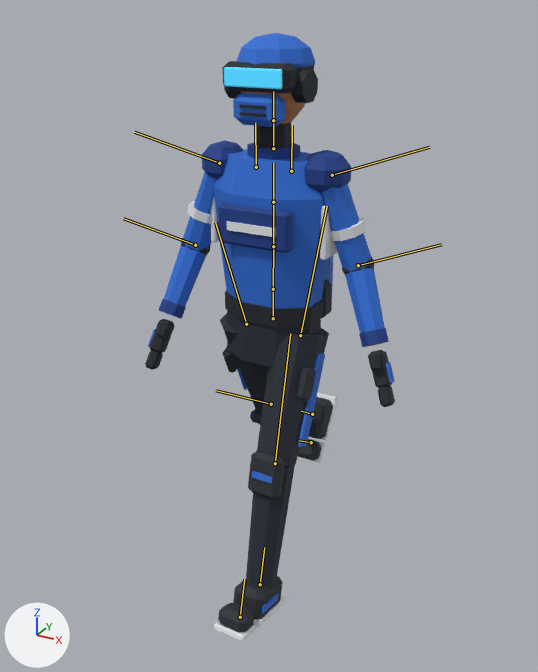
One commit to the glTF model assets/models/players/blue_player_rigged.glb: the scene before it, then after it.
Both versions are drawn from a camera (50 mm lens) standing at (1.064, -1.963, 1.896) and looking at (-0.033, 0.031, 0.9). Arrows for +X, +Y and +Z are at lower left; the lights stay in place. The picture after the commit comes second. Both versions are drawn at frame 19 of the action 'Walk'; the numbers are the values there. The bones that change, and the others that lie on the model, are drawn over the model as lines.

In view in the first picture: 'blue_player'.
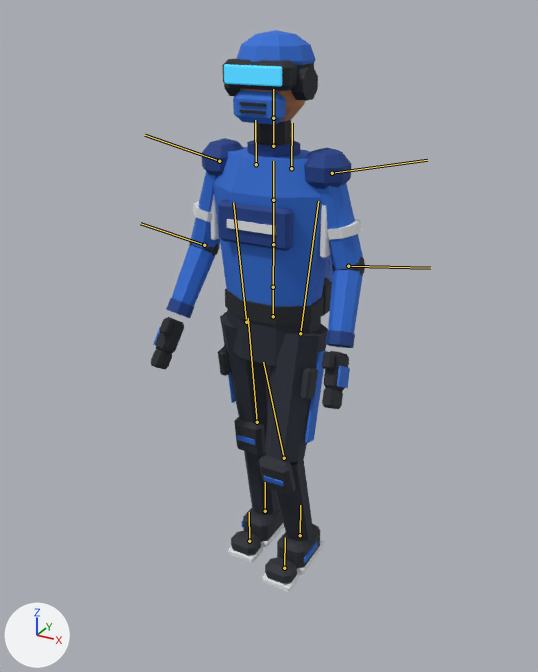
Changed parts and their boxes [x1, y1, x2, y2] in the pictures (538 x 672 px):
'blue_player', posed (14% narrower, 8% shorter)
    before: [145, 33, 395, 642]
    after: [151, 30, 365, 591]
bone 'Hips', root to tip
    before: (273, 318) to (273, 289)
    after: (273, 316) to (273, 287)
bone 'LeftArm', root to tip
    before: (332, 175) to (429, 147)
    after: (332, 173) to (427, 160)
bone 'LeftForeArm', root to tip
    before: (358, 265) to (441, 244)
    after: (348, 266) to (430, 268)
bone 'RightArm', root to tip
    before: (219, 163) to (134, 132)
    after: (219, 161) to (145, 135)
bone 'RightForeArm', root to tip
    before: (195, 245) to (123, 218)
    after: (204, 245) to (140, 223)
bone 'LeftUpLeg', root to tip
    before: (300, 335) to (327, 206)
    after: (300, 333) to (318, 201)
bone 'LeftLeg', root to tip
    before: (275, 463) to (290, 333)
    after: (284, 458) to (263, 362)
bone 'LeftFoot', root to tip
    before: (260, 584) to (264, 547)
    after: (300, 535) to (300, 505)
bone 'RightUpLeg', root to tip
    before: (246, 324) to (215, 222)
    after: (246, 322) to (233, 202)
bone 'RightLeg', root to tip
    before: (271, 404) to (216, 390)
    after: (257, 422) to (248, 318)
bone 'RightFoot', root to tip
    before: (312, 414) to (301, 411)
    after: (265, 511) to (265, 482)

Patch to the scene script:
```diff
--- a/assets/models/players/blue_player_rigged.glb.py
+++ b/assets/models/players/blue_player_rigged.glb.py
@@ bone_hips @@
 bone_hips = bpy.data.objects['Armature'].pose.bones['Hips']
-bone_hips.location = (0.0, 0.0, 0.0)
+bone_hips.location = (0.0, 0.007, 0.0)
@@ bone_leftarm @@
 bone_leftarm = bpy.data.objects['Armature'].pose.bones['LeftArm']  # child of 'LeftShoulder'
-bone_leftarm.rotation_quaternion = (0.797, -0.098, 0.135, -0.579)  # degrees (-18, 6, -73)
+bone_leftarm.rotation_quaternion = (0.776, 0.0, 0.027, -0.627)  # degrees (-2, 2, -78)
@@ bone_leftforearm @@
 bone_leftforearm = bpy.data.objects['Armature'].pose.bones['LeftForeArm']  # child of 'LeftArm'
-bone_leftforearm.rotation_quaternion = (0.976, 0.0, -0.216, 0.0)  # degrees (0, -25, 0)
+bone_leftforearm.rotation_quaternion = (0.962, 0.0, -0.267, -0.041)  # degrees (1, -31, -5)
@@ bone_rightarm @@
 bone_rightarm = bpy.data.objects['Armature'].pose.bones['RightArm']  # child of 'RightShoulder'
-bone_rightarm.rotation_quaternion = (0.797, 0.098, 0.135, 0.579)  # degrees (18, 6, 73)
+bone_rightarm.rotation_quaternion = (0.776, 0.0, 0.027, 0.627)  # degrees (2, 2, 78)
@@ bone_rightforearm @@
 bone_rightforearm = bpy.data.objects['Armature'].pose.bones['RightForeArm']  # child of 'RightArm'
-bone_rightforearm.rotation_quaternion = (0.976, 0.0, 0.216, 0.0)  # degrees (0, 25, 0)
+bone_rightforearm.rotation_quaternion = (0.967, 0.0, 0.25, 0.023)  # degrees (1, 29, 3)
@@ bone_leftupleg @@
 bone_leftupleg = bpy.data.objects['Armature'].pose.bones['LeftUpLeg']  # child of 'Hips'
-bone_leftupleg.rotation_quaternion = (0.976, -0.207, 0.0, 0.0)  # degrees (-24, 0, 0)
+bone_leftupleg.rotation_quaternion = (0.991, -0.13, 0.0, 0.0)  # degrees (-15, 0, 0)
@@ bone_leftleg @@
 bone_leftleg = bpy.data.objects['Armature'].pose.bones['LeftLeg']  # child of 'LeftUpLeg'
-bone_leftleg.rotation_quaternion = (0.995, 0.092, 0.0, 0.0)  # degrees (11, 0, 0)
+bone_leftleg.rotation_quaternion = (0.957, 0.285, 0.0, 0.0)  # degrees (33, 0, 0)
@@ bone_leftfoot @@
 bone_leftfoot = bpy.data.objects['Armature'].pose.bones['LeftFoot']  # child of 'LeftLeg'
-bone_leftfoot.rotation_quaternion = (1.0, 0.0, 0.0, 0.0)  # degrees (0, 0, 0)
+bone_leftfoot.rotation_quaternion = (0.984, -0.158, 0.0, 0.0)  # degrees (-18, 0, 0)
@@ bone_rightupleg @@
 bone_rightupleg = bpy.data.objects['Armature'].pose.bones['RightUpLeg']  # child of 'Hips'
-bone_rightupleg.rotation_quaternion = (0.976, 0.207, 0.0, 0.0)  # degrees (24, 0, 0)
+bone_rightupleg.rotation_quaternion = (0.996, 0.079, 0.0, 0.0)  # degrees (9, 0, 0)
@@ bone_rightleg @@
 bone_rightleg = bpy.data.objects['Armature'].pose.bones['RightLeg']  # child of 'RightUpLeg'
-bone_rightleg.rotation_quaternion = (0.955, 0.296, 0.0, 0.0)  # degrees (34, 0, 0)
+bone_rightleg.rotation_quaternion = (0.999, -0.014, 0.0, 0.0)  # degrees (-2, 0, 0)
@@ bone_rightfoot @@
 bone_rightfoot = bpy.data.objects['Armature'].pose.bones['RightFoot']  # child of 'RightLeg'
-bone_rightfoot.rotation_quaternion = (1.0, 0.0, 0.0, 0.0)  # degrees (0, 0, 0)
+bone_rightfoot.rotation_quaternion = (0.994, -0.065, 0.0, 0.0)  # degrees (-7, 0, 0)
```
